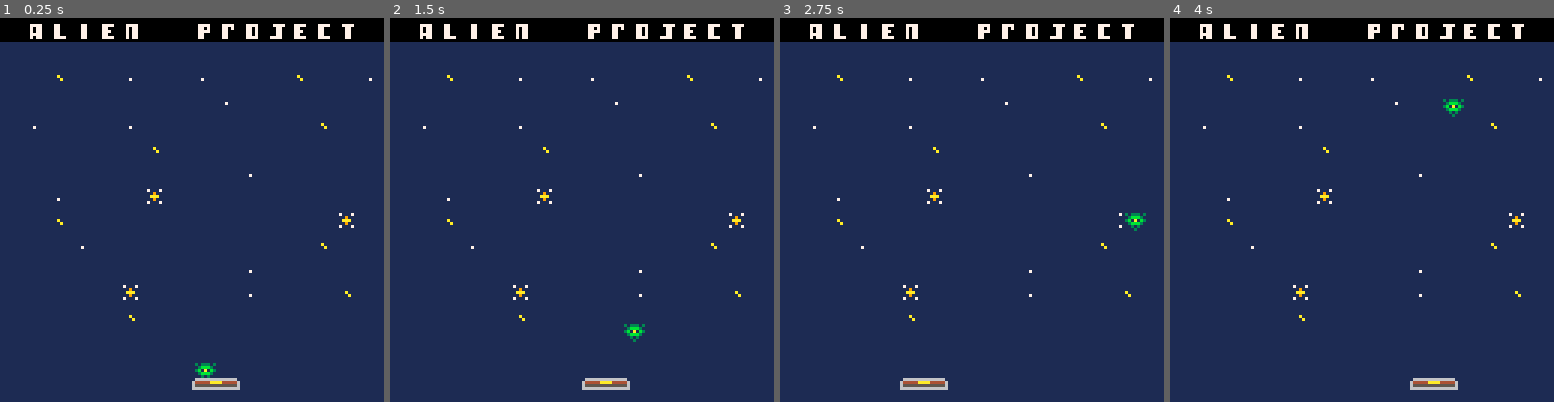
Above: before the commit, frames 1-4 (left to right).
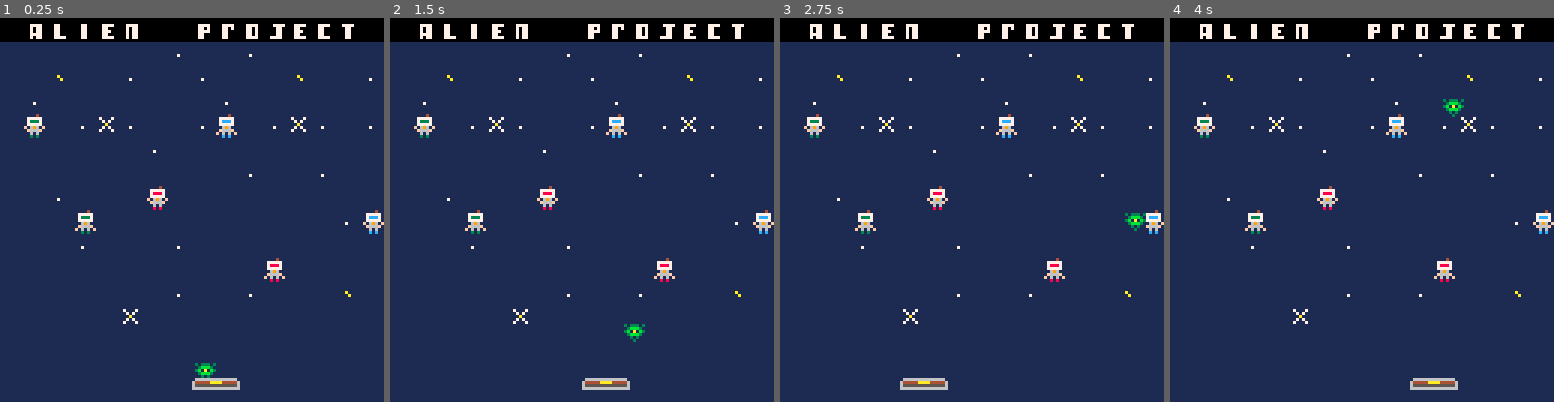
Above: after the commit, the same moments.

Repository: adatechschool/alienproject
Game: PICO-8 cartridge alienproject.p8
The game is run twice, just before and just after one commit, with the same random seed, the same clock (stepped at 60 frames per second) and the same inputs.
Inputs:
- Up to frame 1 (0.25 s): no input
- Up to frame 2 (1.5 s): tap X (X key) at 1.07 s
- Up to frame 3 (2.75 s): hold Left 1.97-2.37 s; tap X (X key) at 2.07, 2.4, 2.73 s
- Up to frame 4 (4 s): hold Right 2.87-3.53 s; tap X (X key) at 3.07, 3.4, 3.73 s

The runs differ from the first frame. In frame 1, 1.5% of the frame differs, in the area x 6-100%, y 9-80%; in frame 2, 1.5%; in frame 3, 1.5%; in frame 4, 1.5%.

Commit message:
astronaute

Diff:
--- a/alienproject.p8
+++ b/alienproject.p8
@@ -79,19 +79,19 @@
 end
 
 __gfx__
-00000000000000000000000011111111ffffffffeeeeeeee22222222cccccccc11111111444444444444444433333333bbbbbbbb333333333333033311111111
-00000000000000000000000011111111ffffffffeeeeeeee22222222cccccccc111111114444444444444444333b3333bbb9bbbb3333333333b8303311111111
-00700700000000000000000013133313ffffffffeeeeeeee22222222cccccccc11111111444444444444444433b38333bb999bbb339333333bbb380311111111
-000770000000000000000000113bbb31ffffffffeeeeeeee22222222cccccccc1111111144444444444444443b3bb033b99a99bb39a93333bb83333011111111
-00077000066666666666666013b0a0b3ffffffffeeeeeeee22222222ccccccccccccccccccccccccffffffff3b8bb033bb999bbb339a93333bbb800011111111
-00700700644444aaaa444446113bbb31ffffffffeeeeeeee22222222ccccccccccccccccccccccccffffffff33040333bbb3bbbb3339a9333333333311111111
-00000000655555555555555611130311ffffffffeeeeeeee22222222ccccccccccccccccccccccccffffffff33343333bb333bbb333393333333333311111111
-00000000666666666666666611113111ffffffffeeeeeeee22222222ccccccccccccccccccccccccffffffff33444333bbb3bbbb333333333333333311111111
+00000000000000000000000011111111111141111111141111114111111114111111411111111411111111111111111111111111111111111111111111111111
+00000000000000000000000011111111177777111177777117777711117777711777771111777771111111111111111111111111111111111111111111111111
+00700700000000000000000013133313178887111178887117ccc711117ccc711733371111733371111111111111111111111111111111111111111111111111
+000770000000000000000000113bbb31177777111177777117777711117777711777771111777771111111111111111111111111111111111111111111111111
+00077000066666666666666013b0a0b3116961111f16961f116961111f16961ff16961f111169611111111111111111111111111111111111111111111111111
+00700700644444aaaa444446113bbb311f666f1111f666f11f666f1111f666f11f666f1111f666f1111111111111111111111111111111111111111111111111
+00000000655555555555555611130311f16161f111161611f16161f111161611116161111f16161f111111111111111111111111111111111111111111111111
+00000000666666666666666611113111118181111118181111c1c111111c1c111131311111131311111111111111111111111111111111111111111111111111
 00000000000007771111111111111111111111110000000000000000000000000000000000000000000000000000000000000000000000000000000000000000
 00000000000007771711171111111111111111110000000000000000000000000000000000000000000000000000000000000000000000000000000000000000
-00000000000007771119111111111111111111110077770000770000000770000077770000777700007777000077770000777700000777700077770000777700
-000000000000077711aaa11111111111111a11110070770000770000000770000077000000707700007707000077070000770700000077000077000000077000
-000000000000077711191111111711111111a1110070770000770000000770000077700000707700007777000077000000770700000077000077000000077000
+00000000000007771171711111111111111111110077770000770000000770000077770000777700007777000077770000777700000777700077770000777700
+0000000000000777111a111111111111111a11110070770000770000000770000077000000707700007707000077070000770700000077000077000000077000
+000000000000077711717111111711111111a1110070770000770000000770000077700000707700007777000077000000770700000077000077000000077000
 00000000000007771711171111111111111111110077770000770000000770000077000000707700007700000077000000770700000077000077000000077000
 77777777000007771111111111111111111111110070770000777700000770000077770000707700007700000077000000777700007777000077770000077000
 77777777000007771111111111111111111111110000000000000000000000000000000000000000000000000000000000000000000000000000000000000000
@@ -100,30 +100,30 @@
 00000000000000000000000065555555555555560000000000000000000000000000000000000000000000000000000000000000000000000000000000000000
 00000000000000000000000066666666666666660000000000000000000000000000000000000000000000000000000000000000000000000000000000000000
 __gff__
-0000000000000001010101010101010000000000000000000000000000000000000000000000000000000000000000000000000000000000000000000000000000000000000000000000000000000000000000000000000000000000000000000000000000000000000000000000000000000000000000000000000000000000
+0000000000000000000000010101010000000000000000000000000000000000000000000000000000000000000000000000000000000000000000000000000000000000000000000000000000000000000000000000000000000000000000000000000000000000000000000000000000000000000000000000000000000000
 0000000000000000000000000000000000000000000000000000000000000000000000000000000000000000000000000000000000000000000000000000000000000000000000000000000000000000000000000000000000000000000000000000000000000000000000000000000000000000000000000000000000000000
 __map__
-38151617181938211a1b1c1d181e1f380f0f0f0f0f0f00000000000000000000000000000000000000000000000000000000000000000000000000000000000000000000000000000000000000000000000000000000000000000000000000000000000000000000000000000000000000000000000000000000000000000000
-0f0f0f0f0f0f0f0f0f0f0f0f0f0f0f0f0f0f0f0f0f0f00000000000000000000000000000000000000000000000000000000000000000000000000000000000000000000000000000000000000000000000000000000000000000000000000000000000000000000000000000000000000000000000000000000000000000000
-0f0f140f0f130f0f130f0f0f140f0f130f0f0f0f0f0f00000000000000000000000000000000000000000000000000000000000000000000000000000000000000000000000000000000000000000000000000000000000000000000000000000000000000000000000000000000000000000000000000000000000000000000
-0f0f0f0f0f0f0f0f0f130f0f0f0f0f0f0f0f0f0f0f0f00000000000000000000000000000000000000000000000000000000000000000000000000000000000000000000000000000000000000000000000000000000000000000000000000000000000000000000000000000000000000000000000000000000000000000000
-0f130f0f0f130f0f0f0f0f0f0f140f0f0f0f0f0f0f0f00000000000000000000000000000000000000000000000000000000000000000000000000000000000000000000000000000000000000000000000000000000000000000000000000000000000000000000000000000000000000000000000000000000000000000000
-0f0f0f0f0f0f140f0f0f0f0f0f0f0f0f0f0f0f120f0f00000000000000000000000000000000000000000000000000000000000000000000000000000000000000000000000000000000000000000000000000000000000000000000000000000000000000000000000000000000000000000000000000000000000000000000
-0f0f0f0f0f0f0f0f0f0f130f0f0f0f0f0f130f130f0f00000000000000000000000000000000000000000000000000000000000000000000000000000000000000000000000000000000000000000000000000000000000000000000000000000000000000000000000000000000000000000000000000000000000000000000
-0f0f130f0f0f120f0f0f0f0f0f0f0f0f0f0f0f0f0f0f00000000000000000000000000000000000000000000000000000000000000000000000000000000000000000000000000000000000000000000000000000000000000000000000000000000000000000000000000000000000000000000000000000000000000000000
-0f0f140f0f0f0f0f0f0f0f0f0f0f120f0f0f0f0f0f0f00000000000000000000000000000000000000000000000000000000000000000000000000000000000000000000000000000000000000000000000000000000000000000000000000000000000000000000000000000000000000000000000000000000000000000000
-0f0f0f130f0f0f0f0f0f0f0f0f140f0f0f0f130f0f0f00000000000000000000000000000000000000000000000000000000000000000000000000000000000000000000000000000000000000000000000000000000000000000000000000000000000000000000000000000000000000000000000000000000000000000000
-0f0f0f0f0f0f0f0f0f0f130f0f0f0f0f0f0f0f0f0f0f00000000000000000000000000000000000000000000000000000000000000000000000000000000000000000000000000000000000000000000000000000000000000000000000000000000000000000000000000000000000000000000000000000000000000000000
-0f0f0f0f0f120f0f0f0f130f0f0f140f0f0f0f0f0f0f00003434000000000000000000000000000000000000000000000000000000000000000000000000000000000000000000000000000000000000000000000000000000000000000000000000000000000000000000000000000000000000000000000000000000000000
-0f0f0f0f0f140f0f0f0f0f0f0f0f0f0f0f0f0f0f0f0f23233434232300000000000000000000000000000000000000000000000000000000000000000000000000000000000000000000000000000000000000000000000000000000000000000000000000000000000000000000000000000000000000000000000000000000
-0f0f0f0f0f0f0f0f0f0f0f0f0f0f0f0f0f0f0f0f0f0f23232334343400000000000000000000000000000000000000000000000000000000000000000000000000000000000000000000000000000000000000000000000000000000000000000000000000000000000000000000000000000000000000000000000000000000
-0f0f0f0f0f0f0f0f0f0f0f0f0f0f0f0f0f0f0f0f0f0f23232334340000000000000000000000000000000000000000000000000000000000000000000000000000000000000000000000000000000000000000000000000000000000000000000000000000000000000000000000000000000000000000000000000000000000
-0f0f0f0f0f0f0f0f0f0f0f0f0f0f0f0f0f0f0f0f0f0f23233423233400000000000000000000000000000000000000000000000000000000000000000000000000000000000000000000000000000000000000000000000000000000000000000000000000000000000000000000000000000000000000000000000000000000
-0f0f0f0f0f0f0f0f0f0f0f0f0f0f0f0f0f0f0f0f0f0f23233423343400000000000000000000000000000000000000000000000000000000000000000000000000000000000000000000000000000000000000000000000000000000000000000000000000000000000000000000000000000000000000000000000000000000
-0f0f0f0f0f0f0f0f0f0f0f0f0f0f0f0f0f0f0f0f0f0f23232323230000000000000000000000000000000000000000000000000000000000000000000000000000000000000000000000000000000000000000000000000000000000000000000000000000000000000000000000000000000000000000000000000000000000
-0f0f0f0f0f0f0f0f0f0f0f0f0f0f0f0f0f0f0f0f0f0f23232323230000000000000000000000000000000000000000000000000000000000000000000000000000000000000000000000000000000000000000000000000000000000000000000000000000000000000000000000000000000000000000000000000000000000
-0f0f0f0f0f0f0f0f0f0f0f0f0f0f0f0f0f0f0f0f0f0f23232323230000000000000000000000000000000000000000000000000000000000000000000000000000000000000000000000000000000000000000000000000000000000000000000000000000000000000000000000000000000000000000000000000000000000
-0000000000000000000000232323232323232323232323232323230000000000000000000000000000000000000000000000000000000000000000000000000000000000000000000000000000000000000000000000000000000000000000000000000000000000000000000000000000000000000000000000000000000000
+38151617181938211a1b1c1d181e1f3800000000000000000000000000000000000000000000000000000000000000000000000000000000000000000000000000000000000000000000000000000000000000000000000000000000000000000000000000000000000000000000000000000000000000000000000000000000
+0f0f0f0f0f0f0f130f0f130f0f0f0f0f0f0f0f0f000000000000000000000000000000000000000000000000000000000000000000000000000000000000000000000000000000000000000000000000000000000000000000000000000000000000000000000000000000000000000000000000000000000000000000000000
+0f0f140f0f130f0f130f0f0f140f0f130f0f0f0f000000000000000000000000000000000000000000000000000000000000000000000000000000000000000000000000000000000000000000000000000000000000000000000000000000000000000000000000000000000000000000000000000000000000000000000000
+0f130f0f0f0f0f0f0f130f0f0f0f0f0f0f0f0f0f000000000000000000000000000000000000000000000000000000000000000000000000000000000000000000000000000000000000000000000000000000000000000000000000000000000000000000000000000000000000000000000000000000000000000000000000
+0f080f1312130f0f13060f1312130f130f0f0f0f000000000000000000000000000000000000000000000000000000000000000000000000000000000000000000000000000000000000000000000000000000000000000000000000000000000000000000000000000000000000000000000000000000000000000000000000
+0f0f0f0f0f0f130f0f0f0f0f0f0f0f0f0f0f0f0a000000000000000000000000000000000000000000000000000000000000000000000000000000000000000000000000000000000000000000000000000000000000000000000000000000000000000000000000000000000000000000000000000000000000000000000000
+0f0f0f0f0f0f0f0f0f0f130f0f130f0f0f130f13000000000000000000000000000000000000000000000000000000000000000000000000000000000000000000000000000000000000000000000000000000000000000000000000000000000000000000000000000000000000000000000000000000000000000000000000
+0f0f130f0f0f050f0f0f0f0f0f0f0f0f0f0f0f0f000000000000000000000000000000000000000000000000000000000000000000000000000000000000000000000000000000000000000000000000000000000000000000000000000000000000000000000000000000000000000000000000000000000000000000000000
+0f0f0f090f0f0f0f0f0f0f0f0f0f13070f0f0f0f000000000000000000000000000000000000000000000000000000000000000000000000000000000000000000000000000000000000000000000000000000000000000000000000000000000000000000000000000000000000000000000000000000000000000000000000
+0f0f0f130f0f0f130f0f0f0f0f0f0f0f0f0f130f000000000000000000000000000000000000000000000000000000000000000000000000000000000000000000000000000000000000000000000000000000000000000000000000000000000000000000000000000000000000000000000000000000000000000000000000
+0f0f0f0f0f0f0f0f0f0f0f040f0f0f0f0f0f0f0f000000000000000000000000000000000000000000000000000000000000000000000000000000000000000000000000000000000000000000000000000000000000000000000000000000000000000000000000000000000000000000000000000000000000000000000000
+0f0f0f0f0f0f0f130f0f130f0f0f140f0f080f0f000000000000000000000000000000000000000000000000000000000000000000000000000000000000000000000000000000000000000000000000000000000000000000000000000000000000000000000000000000000000000000000000000000000000000000000000
+0f0f0f0f0f120f0f0f0f0f0f0f0f0f0f0f0f0f0f000000000000000000000000000000000000000000000000000000000000000000000000000000000000000000000000000000000000000000000000000000000000000000000000000000000000000000000000000000000000000000000000000000000000000000000000
+0f0f0f0f0f0f0f0f0f0f0f0f0f0f0f0f0f0f0f0f000023000000340000000000000000000000000000000000000000000000000000000000000000000000000000000000000000000000000000000000000000000000000000000000000000000000000000000000000000000000000000000000000000000000000000000000
+0f0f0f0f0f0f0f0f0f0f0a0f0f0f0f0f0f0f0f0f000023000000000000000000000000000000000000000000000000000000000000000000000000000000000000000000000000000000000000000000000000000000000000000000000000000000000000000000000000000000000000000000000000000000000000000000
+0f0f0f0f0f0f0f0a0f0f0f0f0f0f0f0f0f0f0f0f000023000000000000000000000000000000000000000000000000000000000000000000000000000000000000000000000000000000000000000000000000000000000000000000000000000000000000000000000000000000000000000000000000000000000000000000
+0f0f0f0f0f0f0f0f0f0f0f0f0f0f0f0f0f0f0f0f000023233400000000000000000000000000000000000000000000000000000000000000000000000000000000000000000000000000000000000000000000000000000000000000000000000000000000000000000000000000000000000000000000000000000000000000
+0f0f0f0f0f0f0f0f0f0f0f0f0f0f0f0f0f0f0f0f000023232323000000000000000000000000000000000000000000000000000000000000000000000000000000000000000000000000000000000000000000000000000000000000000000000000000000000000000000000000000000000000000000000000000000000000
+0f0f0f0f0f0f0f0f0f0f0f0f0f0f0f0f0f0f0f0f000023232323230000000000000000000000000000000000000000000000000000000000000000000000000000000000000000000000000000000000000000000000000000000000000000000000000000000000000000000000000000000000000000000000000000000000
+0f0f0f0f0f0f0f0f0f0f0f0f0f0f0f0f0f0f0f0f000023232323230000000000000000000000000000000000000000000000000000000000000000000000000000000000000000000000000000000000000000000000000000000000000000000000000000000000000000000000000000000000000000000000000000000000
+0000000000000000000000232323232323232323002323232323230000000000000000000000000000000000000000000000000000000000000000000000000000000000000000000000000000000000000000000000000000000000000000000000000000000000000000000000000000000000000000000000000000000000
 0000000000000000000000000000000000000000000023232323230000000000000000000000000000000000000000000000000000000000000000000000000000000000000000000000000000000000000000000000000000000000000000000000000000000000000000000000000000000000000000000000000000000000
 
 
--- /dev/null
+++ b/designManon.p8
@@ -0,0 +1,56 @@
+pico-8 cartridge // http://www.pico-8.com
+version 29
+__lua__
+function _init()
+function create_player()
+p={x=10, y=5, sprite=1}
+end
+
+function _update()
+
+if (btnp(➡️)) p.x+=1
+if (btnp(⬅️)) p.x-=1
+end
+end
+
+function _draw()
+
+function draw_map()
+  map(0,0,0,0,168,64)
+  sprite=1
+end
+end
+…(25 lines of a section not shown)…
+__map__
+0000000909090909090909091900000000000000000000000000000000000000000000000000000000000000000000000000000000000000000000000000000000000000000000000000000000000000000000000000000000000000000000000000000000000000000000000000000000000000000000000000000000000000
+0000000919091909190919090900000000000000000000000000000000000000000000000000000000000000000000000000000000000000000000000000000000000000000000000000000000000000000000000000000000000000000000000000000000000000000000000000000000000000000000000000000000000000
+000000090909091926091a091b00000000000000000000000000000000000000000000000000000000000000000000000000000000000000000000000000000000000000000000000000000000000000000000000000000000000000000000000000000000000000000000000000000000000000000000000000000000000000
+000000190919190906090a090b00000000000000000000000000000000000000000000000000000000000000000000000000000000000000000000000000000000000000000000000000000000000000000000000000000000000000000000000000000000000000000000000000000000000000000000000000000000000000
+0000001909090909090919090900000000000000000000000000000000000000000000000000000000000000000000000000000000000000000000000000000000000000000000000000000000000000000000000000000000000000000000000000000000000000000000000000000000000000000000000000000000000000
+0000000905090709080909091900000000000000000000000000000000000000000000000000000000000000000000000000000000000000000000000000000000000000000000000000000000000000000000000000000000000000000000000000000000000000000000000000000000000000000000000000000000000000
+0000000909090909090919091900000000000000000000000000000000000000000000000000000000000000000000000000000000000000000000000000000000000000000000000000000000000000000000000000000000000000000000000000000000000000000000000000000000000000000000000000000000000000
+0000000909190919091909090900000000000000000000000000000000000000000000000000000000000000000000000000000000000000000000000000000000000000000000000000000000000000000000000000000000000000000000000000000000000000000000000000000000000000000000000000000000000000
Not shown, changed: 25 lines of the sprite sheet (__gfx__) section of designManon.p8
